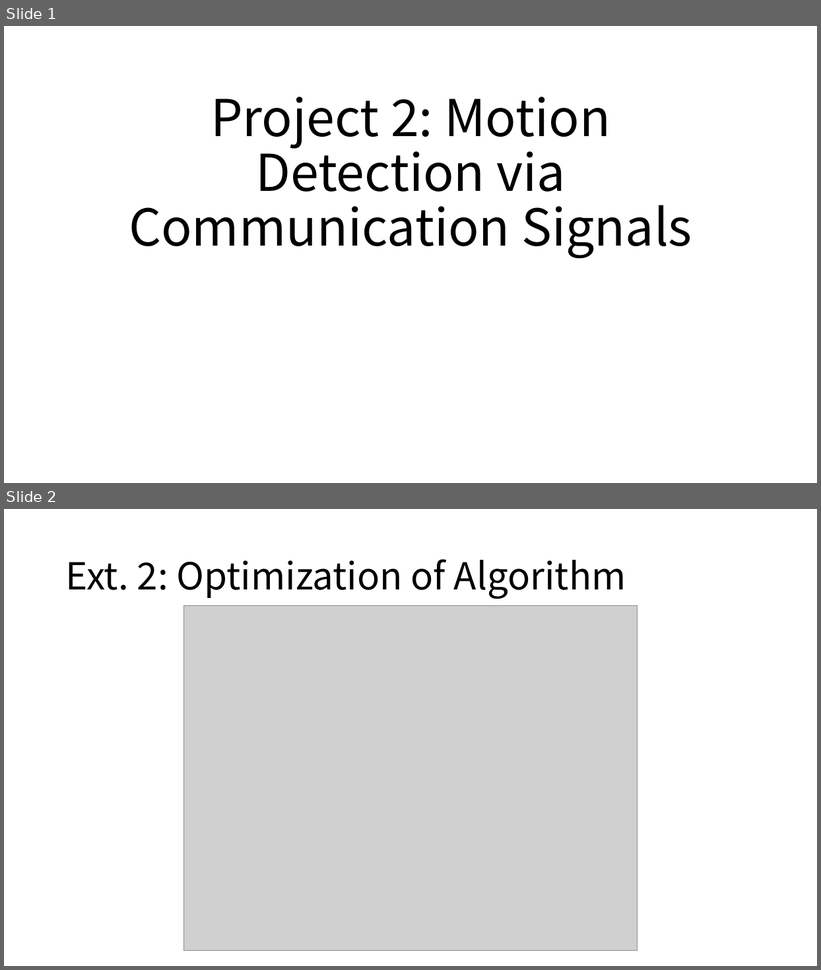
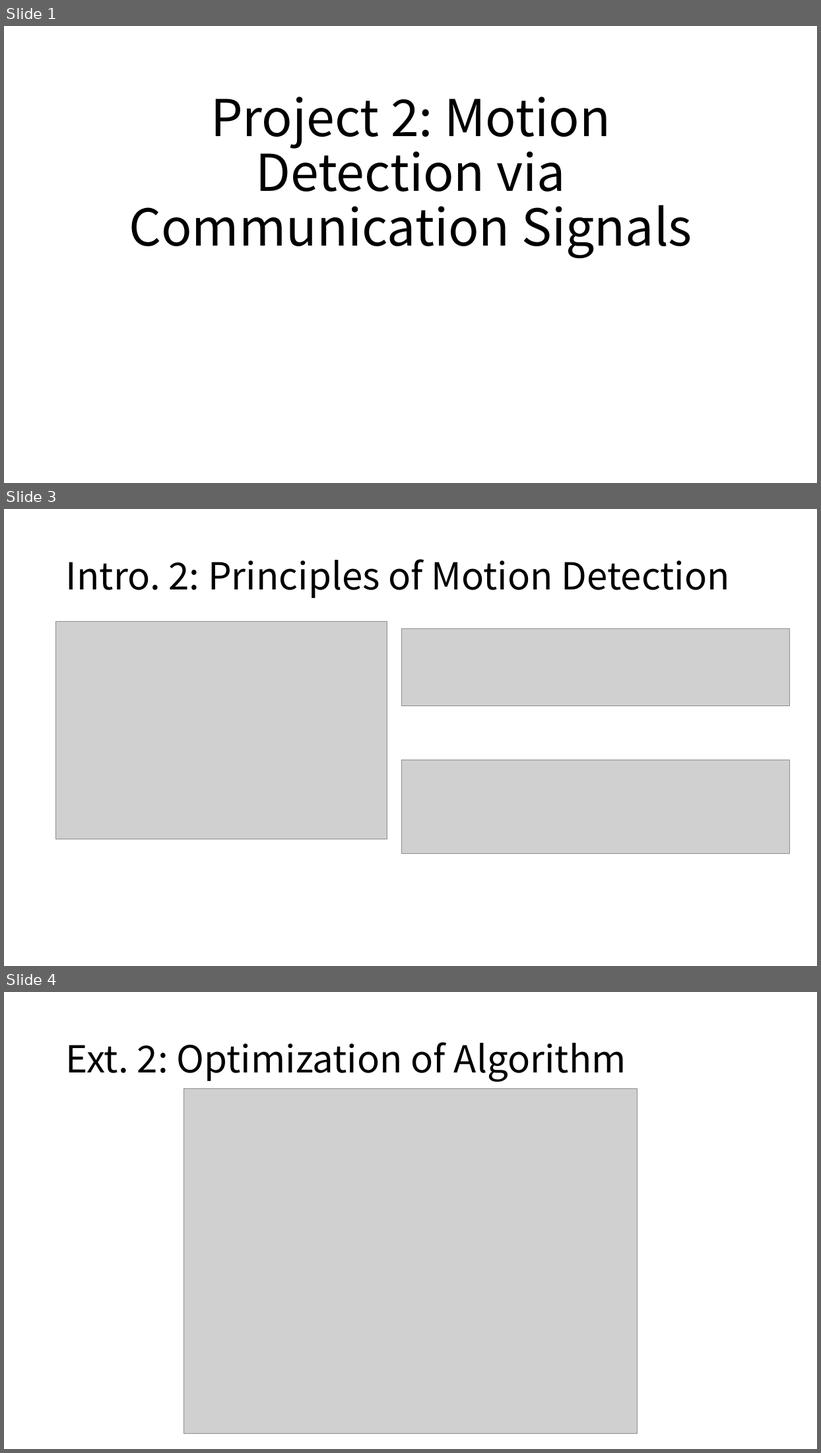
Before and after one commit to RUSRUSHB/Project2-Motion-Detection-via-Communication-Signals, a slide deck: Project 2.pptx. Shown one above the other, each under a label of ours: slides 1 and 2 before the commit, slides 1, 3 and 4 after it; the slides between them are not shown. The pictures are 821x970 and 821x1453 pixels, drawn with LibreOffice and Linux fonts; fonts in the diff are those of the drawing; grey boxes stand for pictures. Boxes give left, top, right and bottom in pixels: in the first picture for what was removed or moved away, otherwise in the second. Text is boxed around its words. In the diff, an @@ line names an element or a change of style, - is before the commit and + after.

```diff
--- a/Project 2.pptx
+++ b/Project 2.pptx
@@ slide 3 added at <box>4,509,817,966</box>, background #FFFFFF @@
@@ title added at <box>66,559,730,598</box>, 44 pt, text #000000 @@
+Intro. 2: Principles of Motion Detection
@@ picture added at <box>56,622,386,840</box> @@
@@ picture added at <box>402,628,790,706</box> @@
@@ picture added at <box>402,760,790,854</box> @@
@@ what was slide 2 is now slide 4 @@
```
Also in this commit, not shown: 1 other slide added.
